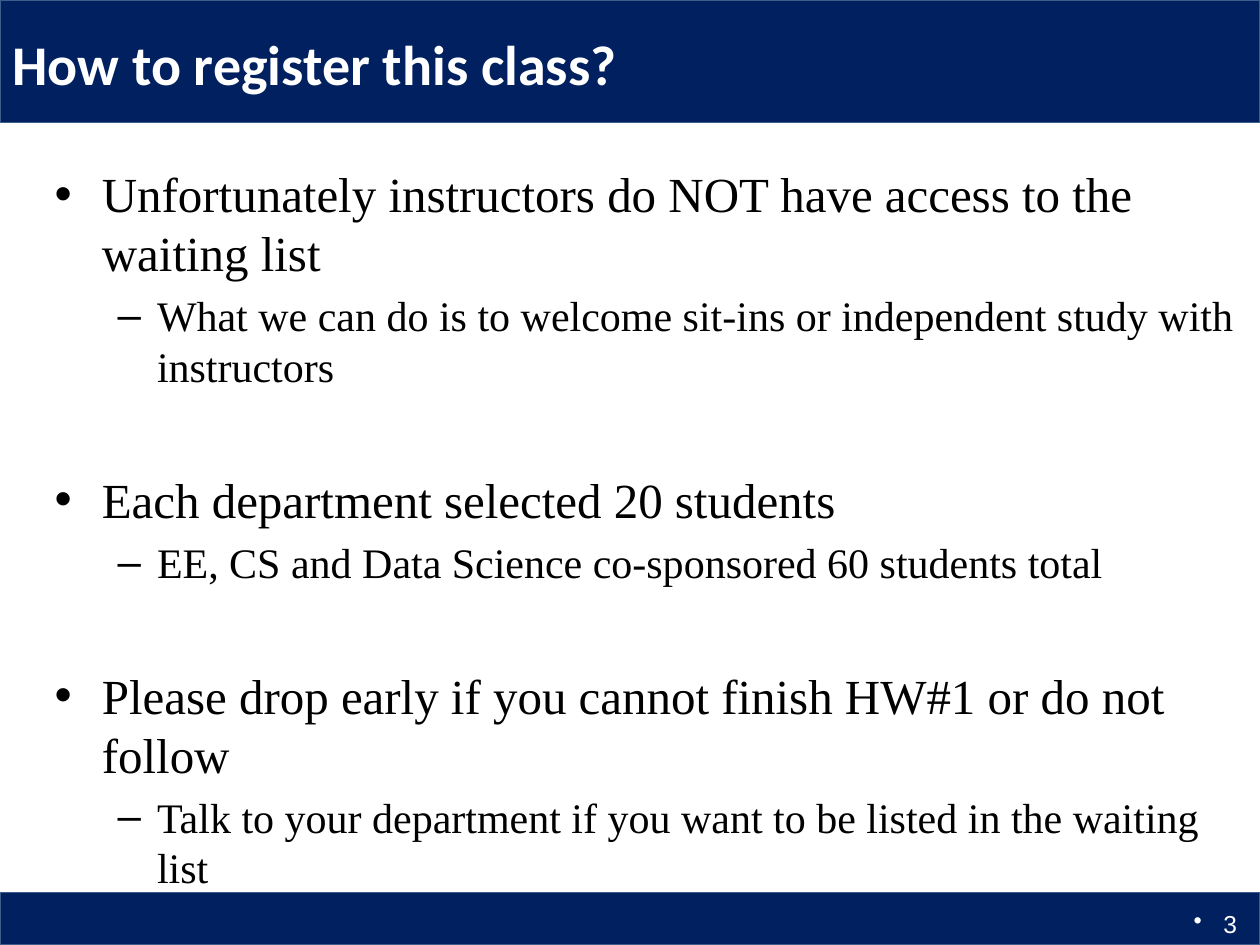
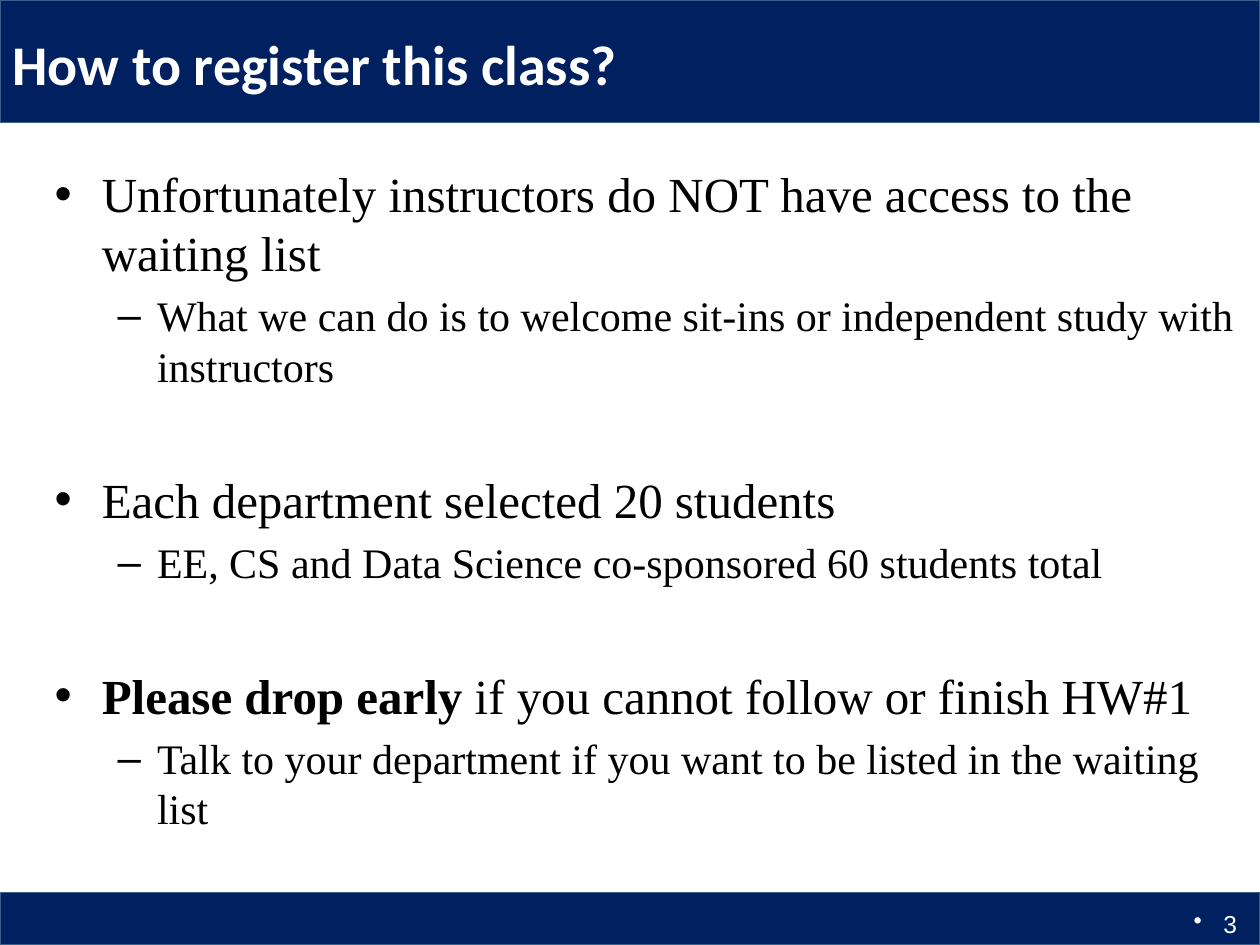
Before and after one commit to Columbia6894/Columbia6894.github.io, a slide deck: slide 3 of lecture/lecture1_llcao.pptx. Drawn at 1260x945 pixels with LibreOffice and Linux fonts; fonts in the diff are those of the drawing. Boxes give left, top, right and bottom in pixels: in the first picture for what was removed or moved away, otherwise in the second. Text is boxed around its words. In the diff, an @@ line names an element or a change of style, - is before the commit and + after.

```diff
--- a/lecture/lecture1_llcao.pptx
+++ b/lecture/lecture1_llcao.pptx
@@ text at [102, 679, 1193, 724]: text changed @@
-• Please drop early if you cannot finish HW#1 or do not follow
+• Please drop early if you cannot follow or finish HW#1
```
Also in this commit, not shown: 4 other slides changed, 1 other file.
